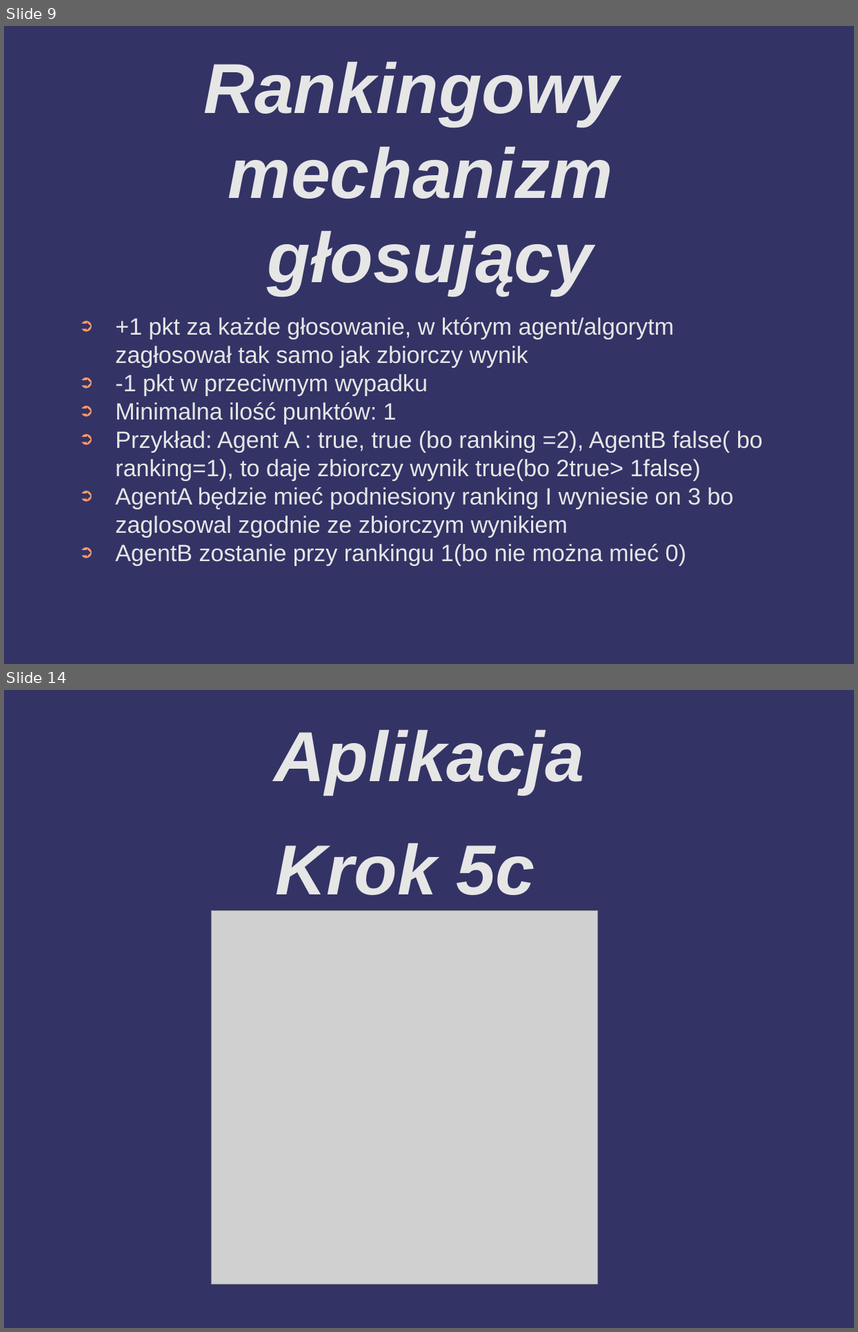
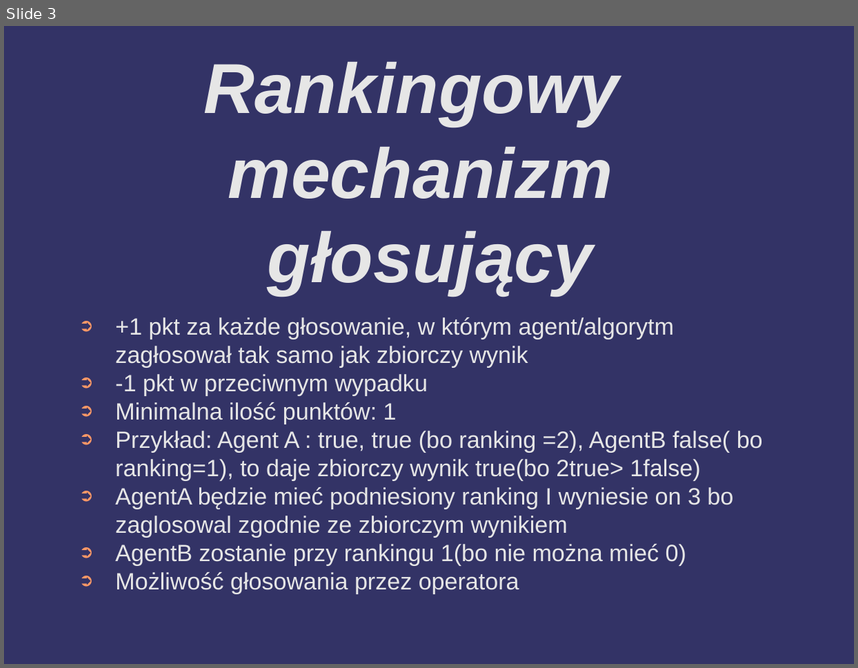
Before and after one commit to barimale/HackNation2025-anomaly-detector, a slide deck: presentation/hackNation2025 - prezentacja - Mateusz Wolnica.odp. Shown one above the other, each under a label of ours: slides 9 and 14 before the commit, slide 3 after it; the slides between them are not shown. The pictures are 858x1332 and 858x668 pixels, drawn with LibreOffice and Linux fonts; fonts in the diff are those of the drawing; grey boxes stand for pictures; background and template pictures are left out. Boxes give left, top, right and bottom in pixels: in the first picture for what was removed or moved away, otherwise in the second. Text is boxed around its words. In the diff, an @@ line names an element or a change of style, - is before the commit and + after.

```diff
--- a/presentation/hackNation2025 - prezentacja - Mateusz Wolnica.odp
+++ b/presentation/hackNation2025 - prezentacja - Mateusz Wolnica.odp
@@ slide 14 removed at (x1=4, y1=690, x2=854, y2=1328), background #333366 @@
@@ title removed at (x1=274, y1=730, x2=584, y2=794) @@
-Aplikacja
@@ title removed at (x1=276, y1=843, x2=535, y2=895) @@
-Krok 5c
@@ picture removed at (x1=212, y1=911, x2=598, y2=1284) @@
@@ what was slide 9 is now slide 3 @@
@@ slide 3 changed as well @@
@@ text at (x1=115, y1=572, x2=519, y2=593): paragraph added @@
+➲ Możliwość głosowania przez operatora
```
Also in this commit, not shown: 2 other slides changed, 4 slides added, 12 other slides removed, 26 other files.
